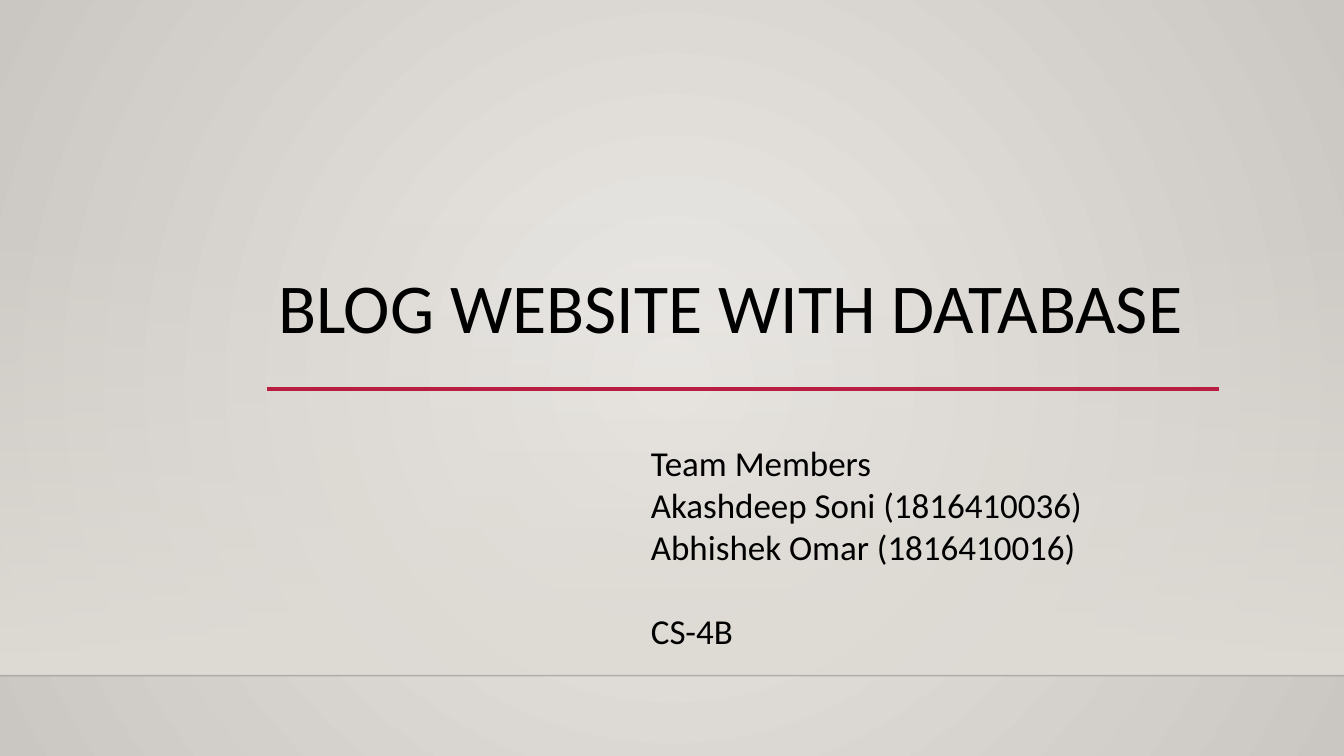
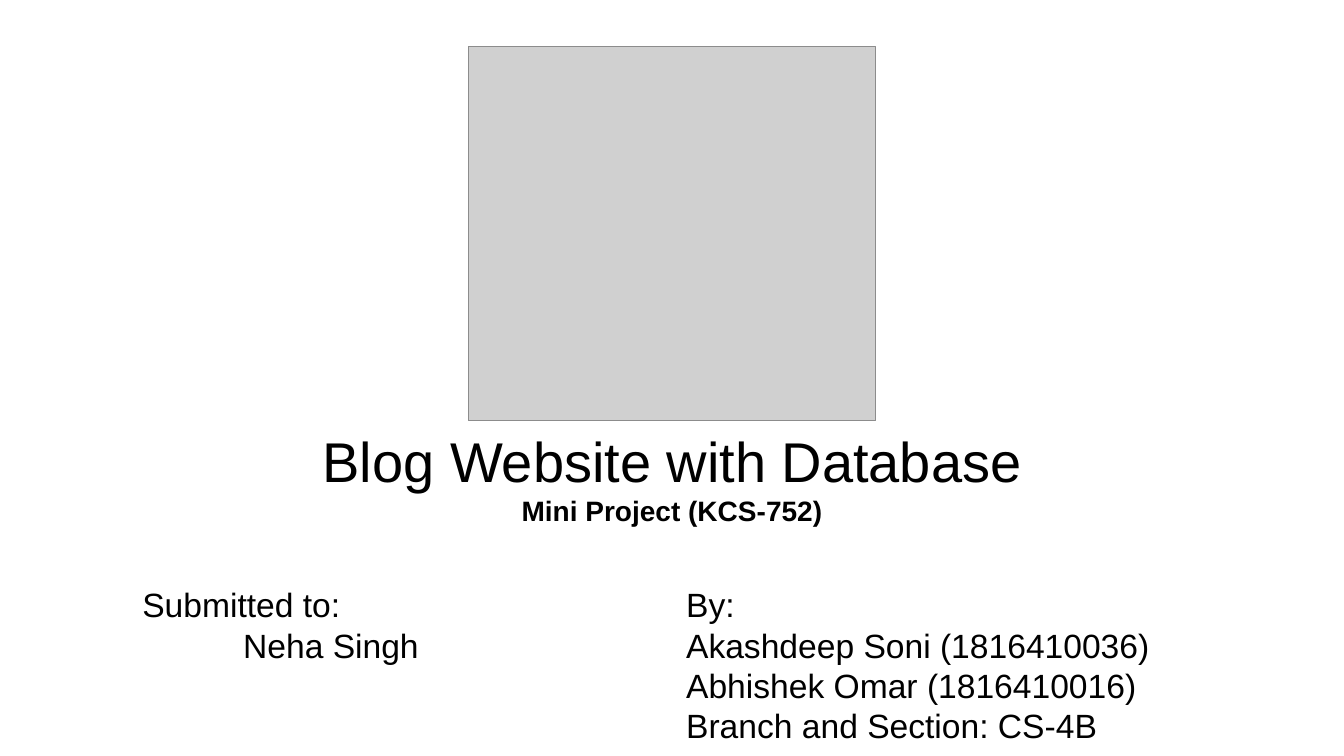
Before and after one commit to Akashdeep-Soni/college-work, a slide deck: slide 1 of College Project/Blog Website with Database/Mini Project Presentation.pptx. Drawn at 1344x756 pixels with LibreOffice and Linux fonts; fonts in the diff are those of the drawing; grey boxes stand for pictures; background and template pictures are left out. Boxes give left, top, right and bottom in pixels: in the first picture for what was removed or moved away, otherwise in the second. Text is boxed around its words. In the diff, an @@ line names an element or a change of style, - is before the commit and + after.

```diff
--- a/College Project/Blog Website with Database/Mini Project Presentation.pptx
+++ b/College Project/Blog Website with Database/Mini Project Presentation.pptx
@@ background gradient #ECEAE7 to #CAC7C1 to picture (left out) @@
@@ picture added at <box>468,46,876,421</box> @@
@@ rectangle removed at <box>0,223,1344,676</box> @@
@@ title removed at <box>278,287,1182,334</box> @@
-BLOG WEBSITE WITH DATABASE
@@ line removed from (266, 389) to (1219, 389) @@
@@ text added at <box>323,441,1022,526</box>, 40 pt, text #000000 @@
+Blog Website with Database
+Mini Project (KCS-752)
@@ text added at <box>142,592,419,665</box>, 24 pt, text #000000 @@
+Submitted to:
+Neha Singh
@@ text "By:": place and size @@
-text "By:" at <box>651,451,1081,645</box>
+text "By:" at <box>686,594,1149,739</box>
@@ text at <box>686,594,735,624</box>: text changed; size 25 to 24 pt; font Calibri to Arial @@
-Team Members
+By:
@@ text at <box>686,633,1149,705</box>: size 25 to 24 pt, font Calibri to Arial in "Akashdeep Soni (1816410036)", "Abhishek Omar (1816410016)" @@
@@ line removed from (0, 676) to (1344, 676) @@
@@ text at <box>686,713,1097,739</box>: text changed; size 25 to 24 pt; font Calibri to Arial @@
-CS-4B
+Branch and Section: CS-4B
```
Also in this commit, not shown: 4 other slides changed, 12 slides added, 2 slides removed.
